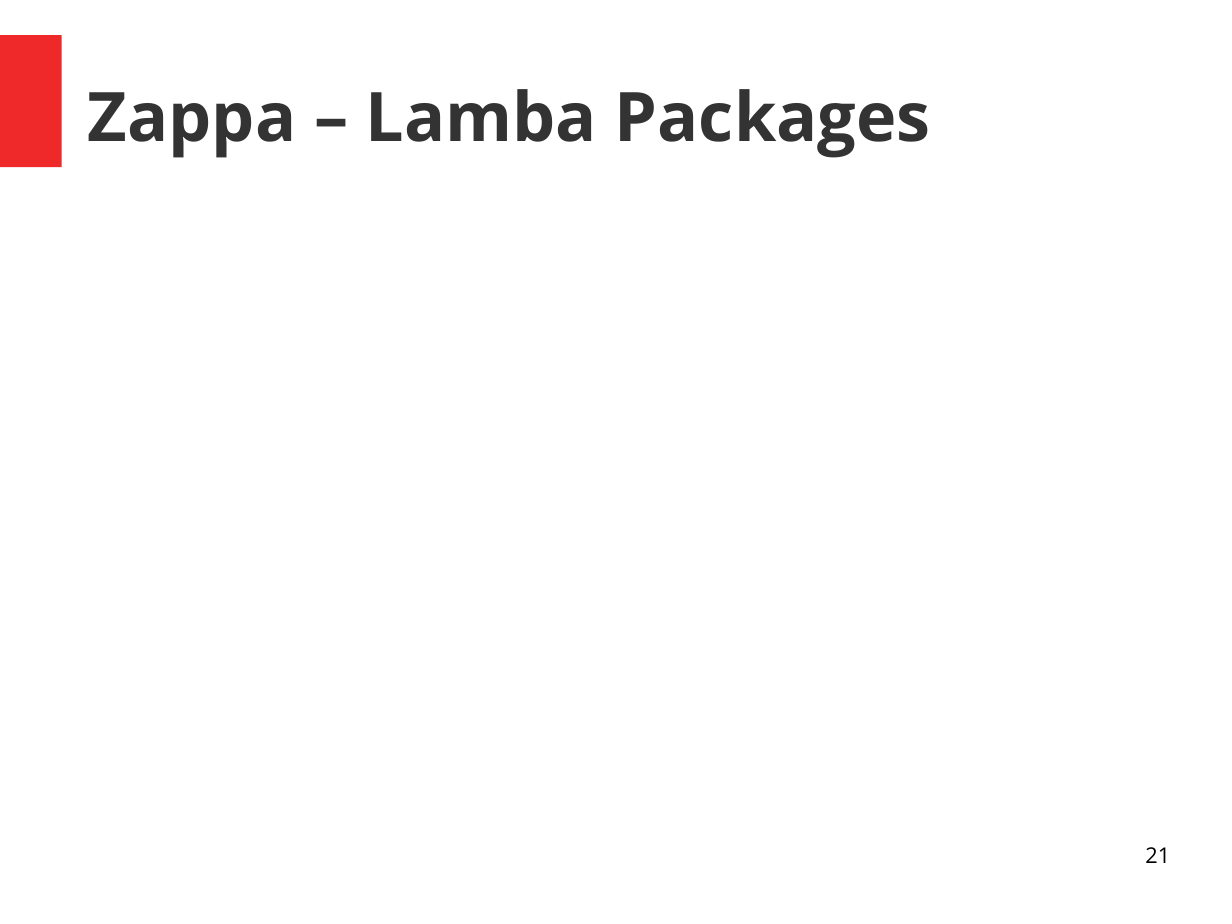
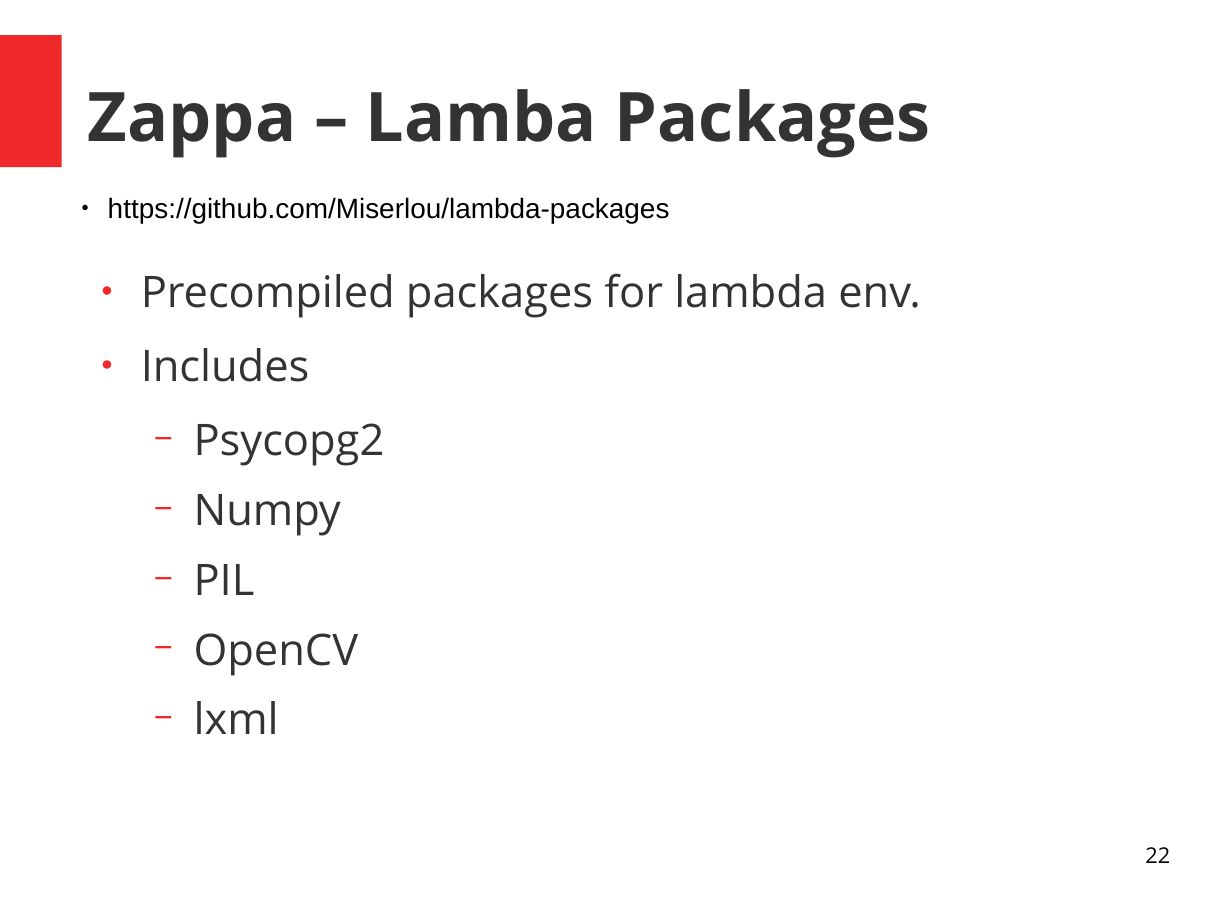
Before and after one commit to MattSegal/zappa-talk, a slide deck: slide 22 of presentation.odp (slide 21 before the commit). Drawn at 1232x924 pixels with LibreOffice and Linux fonts; fonts in the diff are those of the drawing. Boxes give left, top, right and bottom in pixels: in the first picture for what was removed or moved away, otherwise in the second. Text is boxed around its words. In the diff, an @@ line names an element or a change of style, - is before the commit and + after.

```diff
--- a/presentation.odp
+++ b/presentation.odp
@@ text added at (108, 197, 670, 223), 18 pt, text #000000 @@
+● https://github.com/Miserlou/lambda-packages
@@ text added at (141, 273, 921, 734), 28 pt, text #333333 @@
+● Precompiled packages for lambda env.
+● Includes
+  − Psycopg2
+  − Numpy
+  − PIL
+  − OpenCV
+  − lxml
@@ page number at (1145, 847, 1170, 863): text changed @@
-21
+22
```
Also in this commit, not shown: 9 other slides changed, 5 slides added, 5 slides removed, 1 other file.
